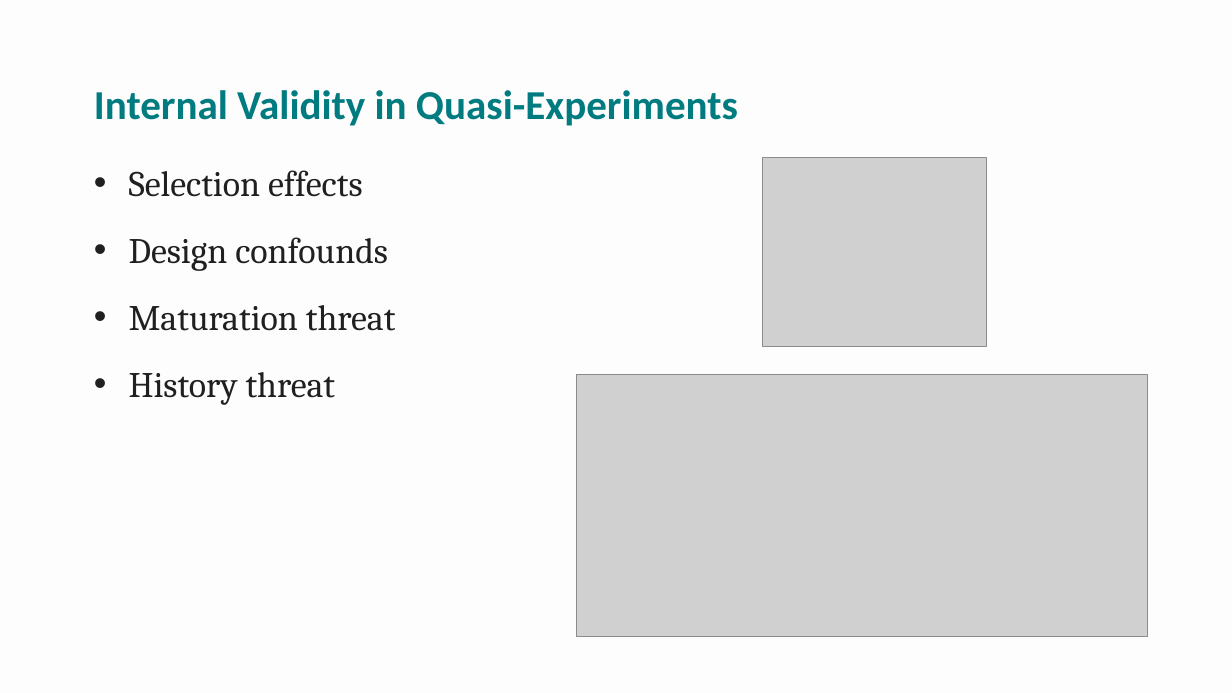
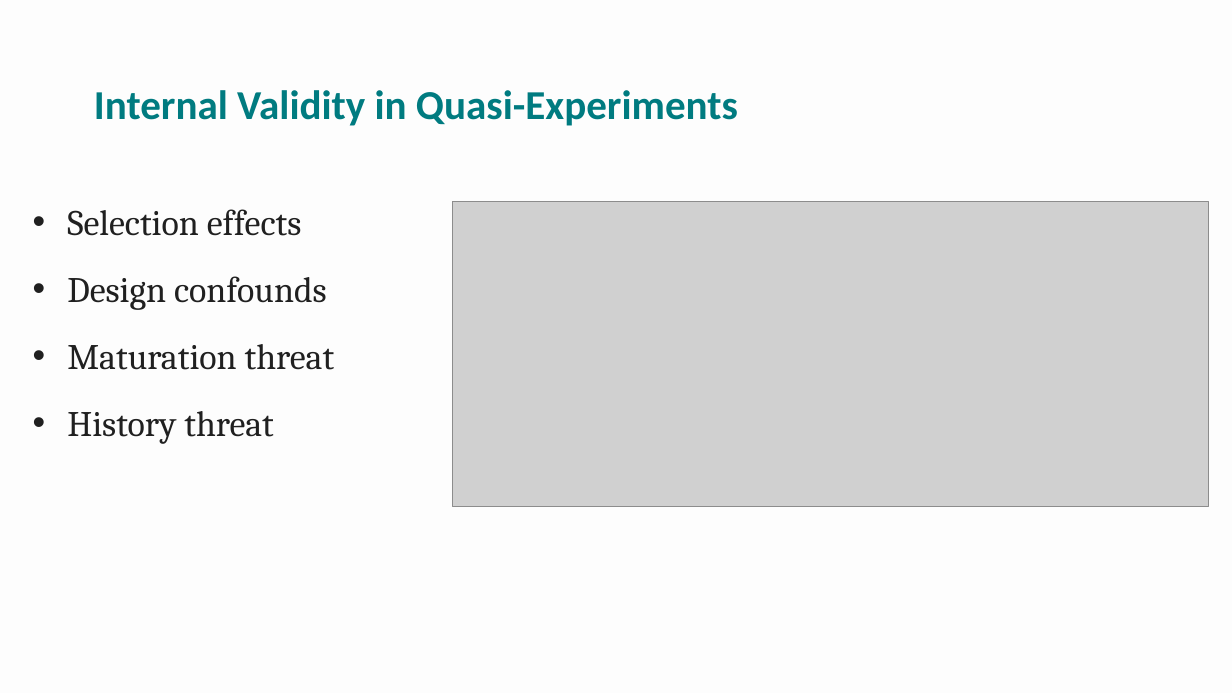
Before and after one commit to npm27/Teaching-Materials, a slide deck: slide 6 of Research Methods/Spring 26/Slides/13 Chapter 13.pptx. Drawn at 1232x693 pixels with LibreOffice and Linux fonts; fonts in the diff are those of the drawing; grey boxes stand for pictures. Boxes give left, top, right and bottom in pixels: in the first picture for what was removed or moved away, otherwise in the second. Text is boxed around its words. In the diff, an @@ line names an element or a change of style, - is before the commit and + after.

```diff
--- a/Research Methods/Spring 26/Slides/13 Chapter 13.pptx
+++ b/Research Methods/Spring 26/Slides/13 Chapter 13.pptx
@@ picture removed at [762, 157, 986, 347] @@
@@ text "Selection effects": place and size @@
-text "Selection effects" at [129, 170, 396, 405]
+text "Selection effects" at [67, 209, 335, 444]
@@ picture: place and size @@
-picture at [577, 374, 1147, 636]
+picture at [453, 201, 1209, 507]
```
Also in this commit, not shown: 1 other slide changed.
